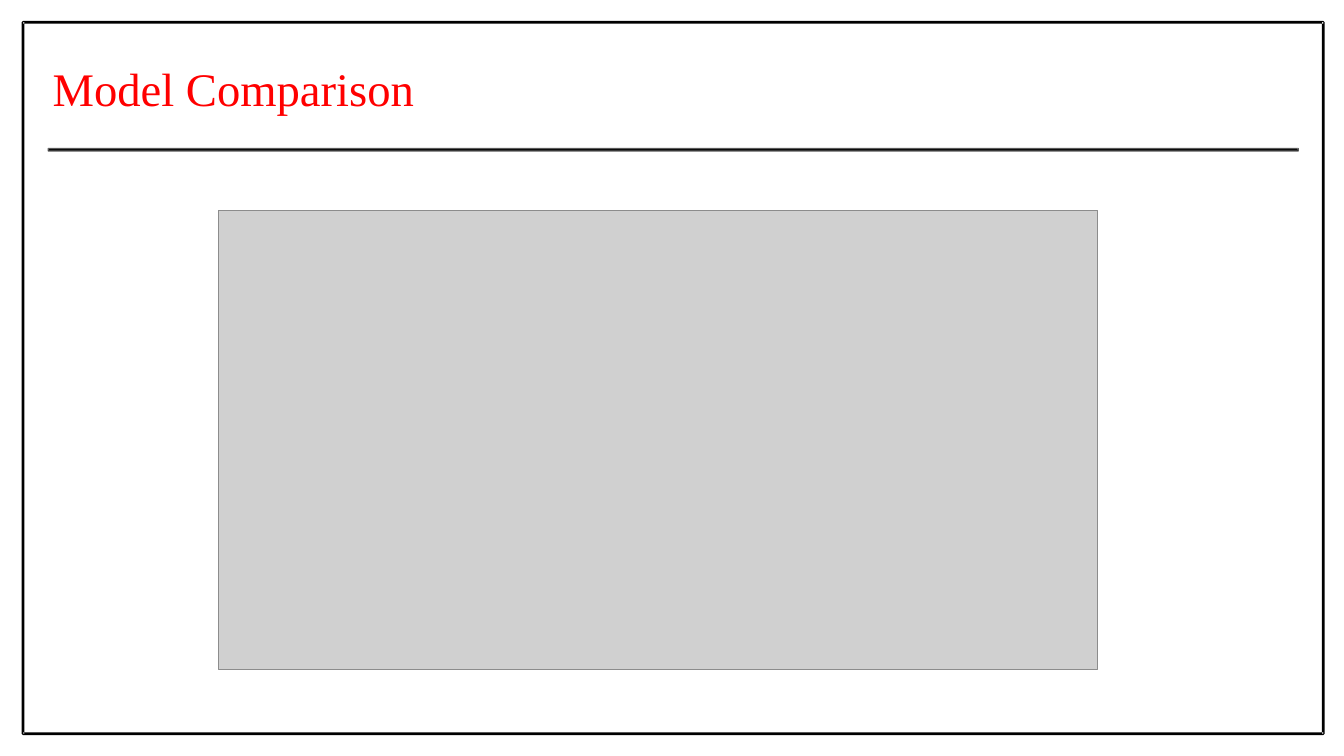
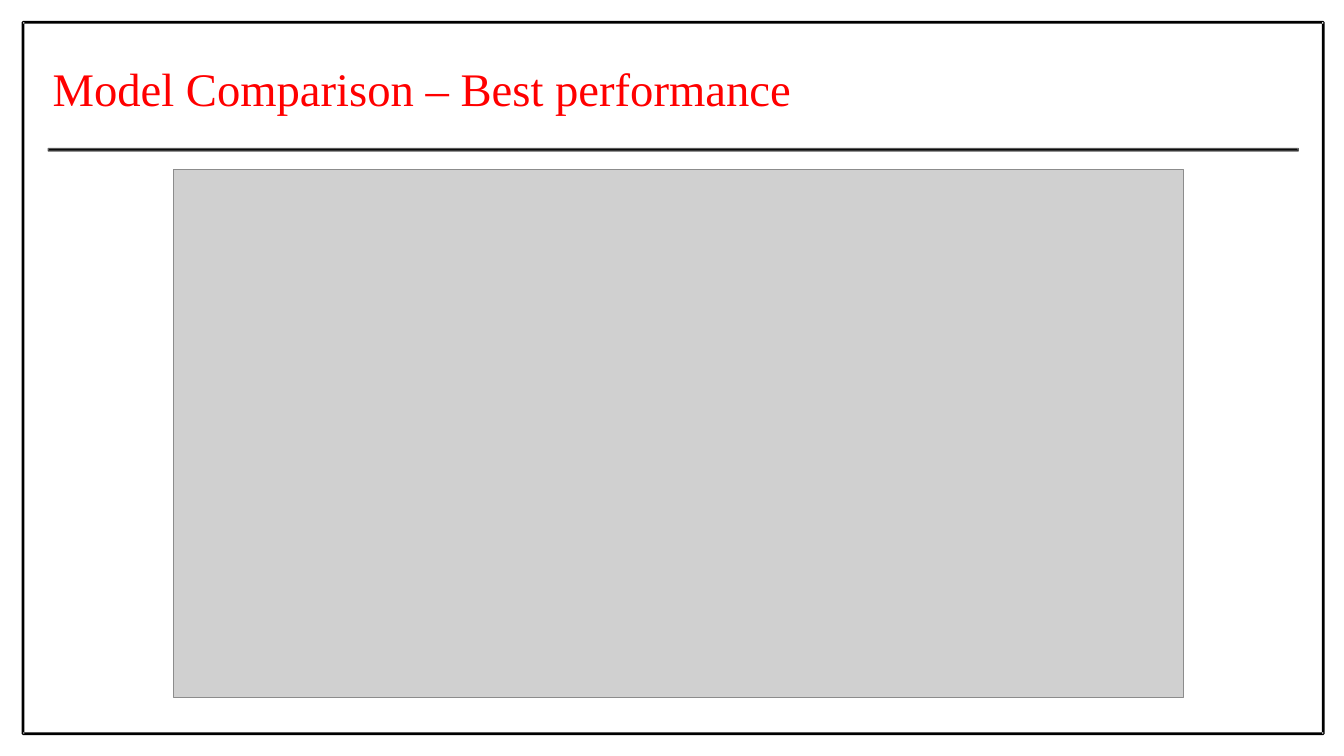
Before and after one commit to Prithiv-vijai/5g_MEC, a slide deck: slide 24 of Batch_4 IT-G2.pptx (slide 25 before the commit). Drawn at 1344x756 pixels with LibreOffice and Linux fonts; fonts in the diff are those of the drawing; grey boxes stand for pictures. Boxes give left, top, right and bottom in pixels: in the first picture for what was removed or moved away, otherwise in the second. Text is boxed around its words. In the diff, an @@ line names an element or a change of style, - is before the commit and + after.

```diff
--- a/Batch_4 IT-G2.pptx
+++ b/Batch_4 IT-G2.pptx
@@ text at (53, 73, 791, 116): text changed @@
-Model Comparison
+Model Comparison – Best performance
@@ picture: place and size @@
-picture at (218, 210, 1098, 669)
+picture at (173, 170, 1183, 698)
```
Also in this commit, not shown: 7 other slides changed, 1 slide removed, 2 other files.
